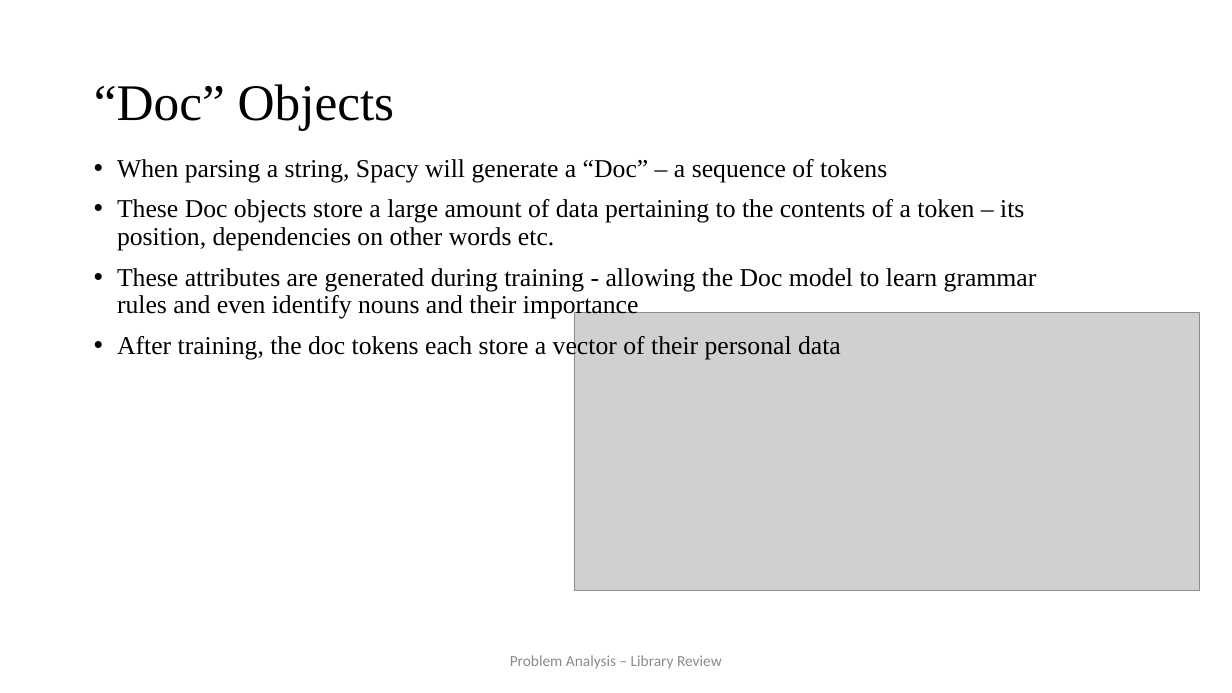
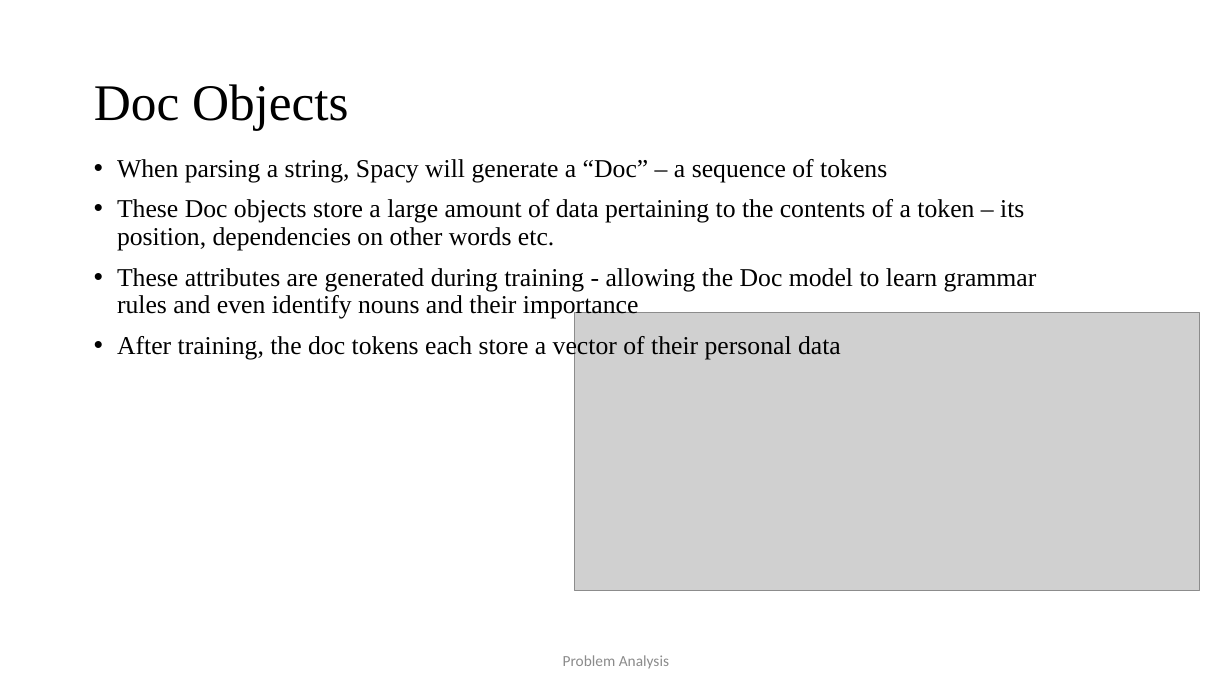
Before and after one commit to JaVonox/AIChatbot, a slide deck: slide 5 of Documentation/100505349.pptx. Drawn at 1232x693 pixels with LibreOffice and Linux fonts; fonts in the diff are those of the drawing; grey boxes stand for pictures. Boxes give left, top, right and bottom in pixels: in the first picture for what was removed or moved away, otherwise in the second. Text is boxed around its words. In the diff, an @@ line names an element or a change of style, - is before the commit and + after.

```diff
--- a/Documentation/100505349.pptx
+++ b/Documentation/100505349.pptx
@@ title at box(94, 84, 349, 131): text changed @@
-“Doc” Objects
+Doc Objects
@@ text at box(563, 655, 669, 669): text changed @@
-Problem Analysis – Library Review
+Problem Analysis
```
Also in this commit, not shown: 9 other slides changed, 3 slides added, 1 slide removed, 4 other files.
